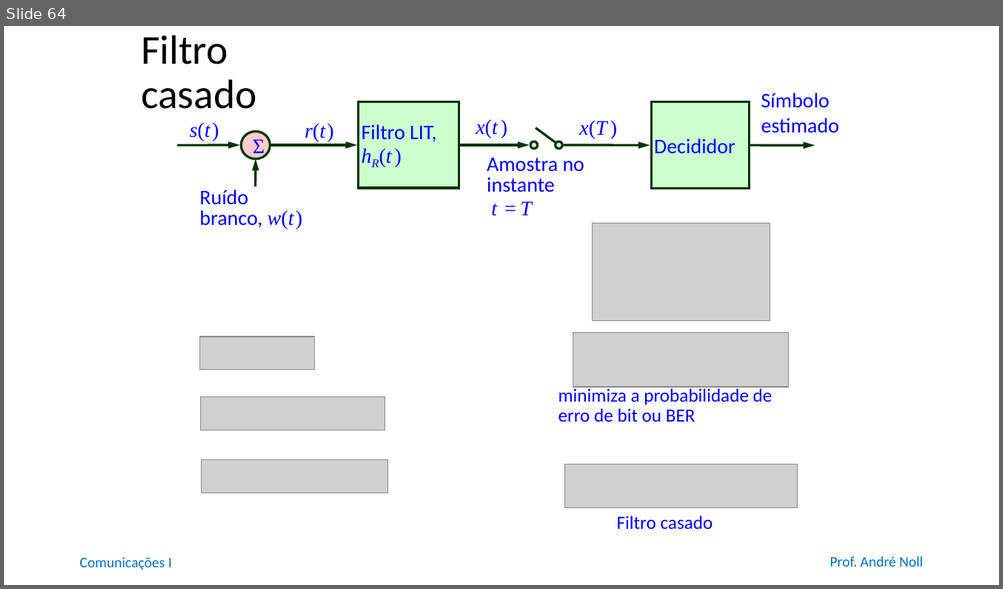
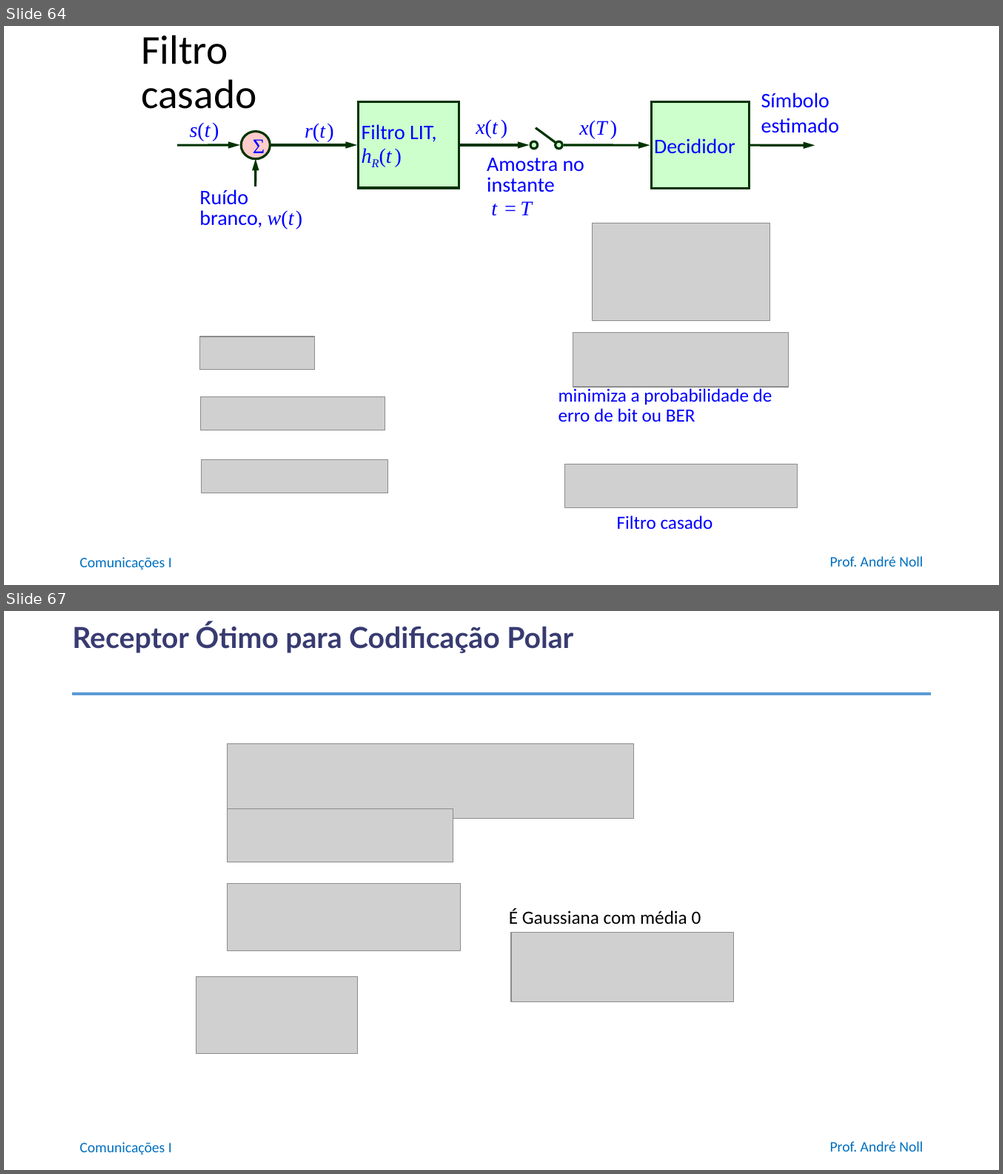
Before and after one commit to anollba/comunicacoes_i_ufrj, a slide deck: slides/Part3 -Digital/03_04_Códigos_linha.pptx. Shown one above the other, each under a label of ours: slide 64 before the commit, slides 64 and 67 after it; the slides between them are not shown. The pictures are 1003x589 and 1003x1174 pixels, drawn with LibreOffice and Linux fonts; fonts in the diff are those of the drawing; grey boxes stand for pictures; background and template pictures are left out. Boxes give left, top, right and bottom in pixels: in the first picture for what was removed or moved away, otherwise in the second. Text is boxed around its words. In the diff, an @@ line names an element or a change of style, - is before the commit and + after.

```diff
--- a/slides/Part3 -Digital/03_04_Códigos_linha.pptx
+++ b/slides/Part3 -Digital/03_04_Códigos_linha.pptx
@@ slide 67 added at (4,611,999,1170), background #FFFFFF; not listed: 2 template elements that a slide beside it also shows @@
@@ title added at (72,623,573,653), 28 pt, text #383B71, bold @@
+Receptor Ótimo para Codificação Polar
@@ line added from (73, 694) to (930, 694), #5B9BD5 3.25 pt @@
@@ picture added at (227,744,634,819) @@
@@ picture added at (227,809,453,863) @@
@@ picture added at (227,883,461,951) @@
@@ text added at (509,909,701,925), 18 pt, text #000000 @@
+É Gaussiana com média 0
@@ picture added at (512,933,734,1002) @@
@@ picture added at (196,977,358,1054) @@
```
Also in this commit, not shown: 10 other slides added, 1 other file.
